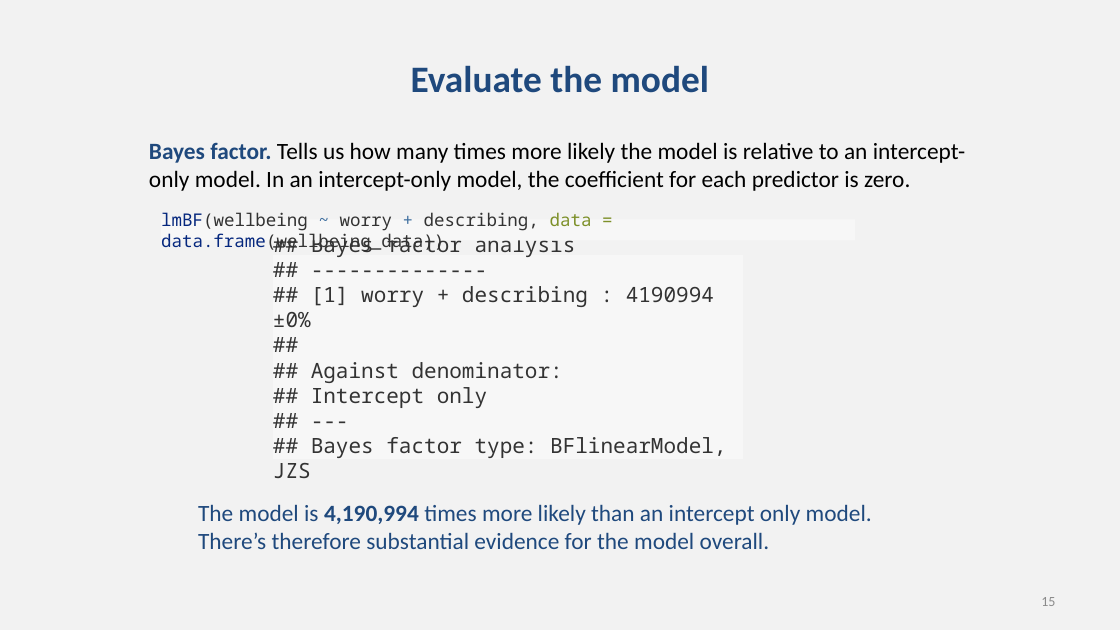
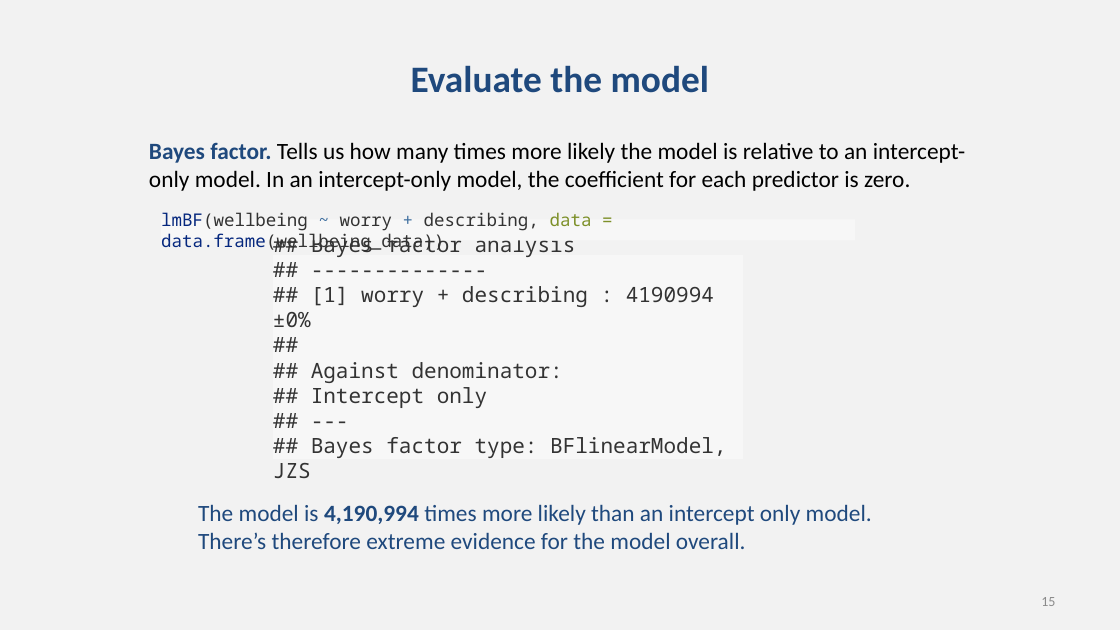
Before and after one commit to chrisjberry/datafluencyCB, a slide deck: slide 15 of docs/slides/PSYC753_L2_MultipleRegression1.pptx. Drawn at 1120x630 pixels with LibreOffice and Linux fonts; fonts in the diff are those of the drawing. Boxes give left, top, right and bottom in pixels: in the first picture for what was removed or moved away, otherwise in the second. Text is boxed around its words. In the diff, an @@ line names an element or a change of style, - is before the commit and + after.

Commit message:
updated slides

```diff
--- a/docs/slides/PSYC753_L2_MultipleRegression1.pptx
+++ b/docs/slides/PSYC753_L2_MultipleRegression1.pptx
@@ text at box(198, 504, 872, 549): text changed @@
-The model is 4,190,994 times more likely than an intercept only model. There’s therefore substantial evidence for the model overall.
+The model is 4,190,994 times more likely than an intercept only model. There’s therefore extreme evidence for the model overall.
```
Also in this commit, not shown: 1 other slide changed, 1 other file.
